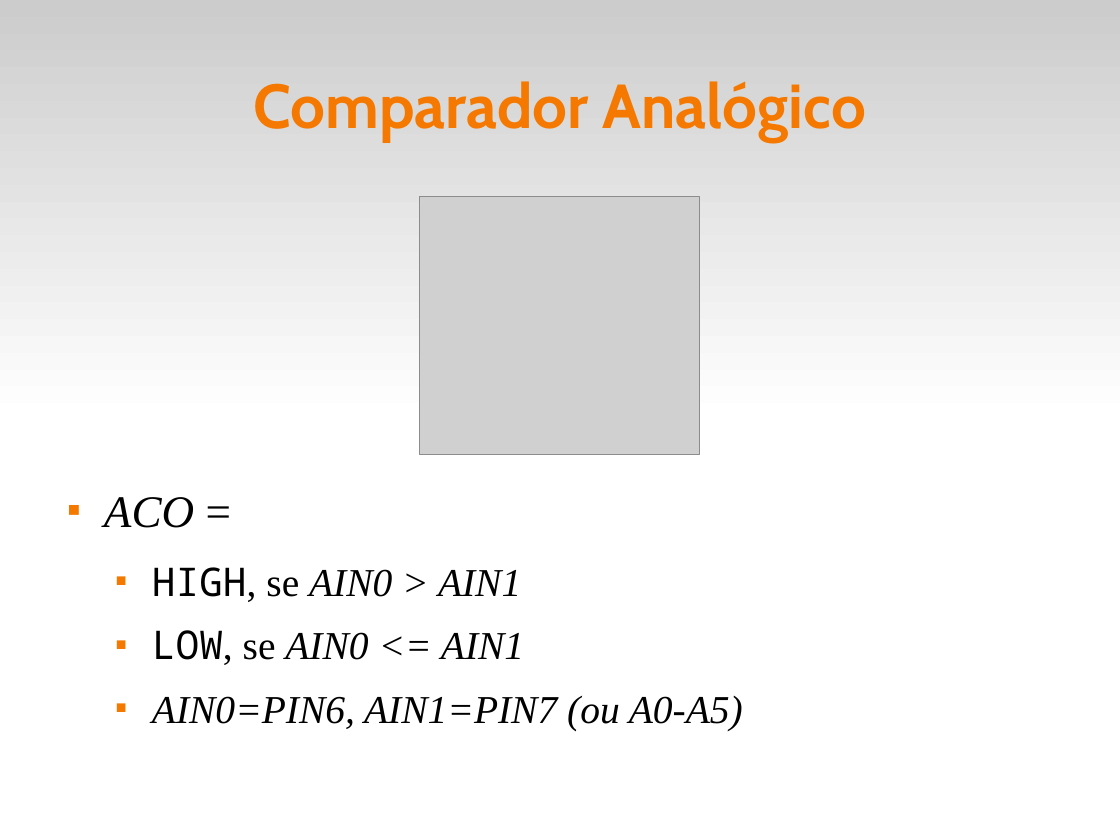
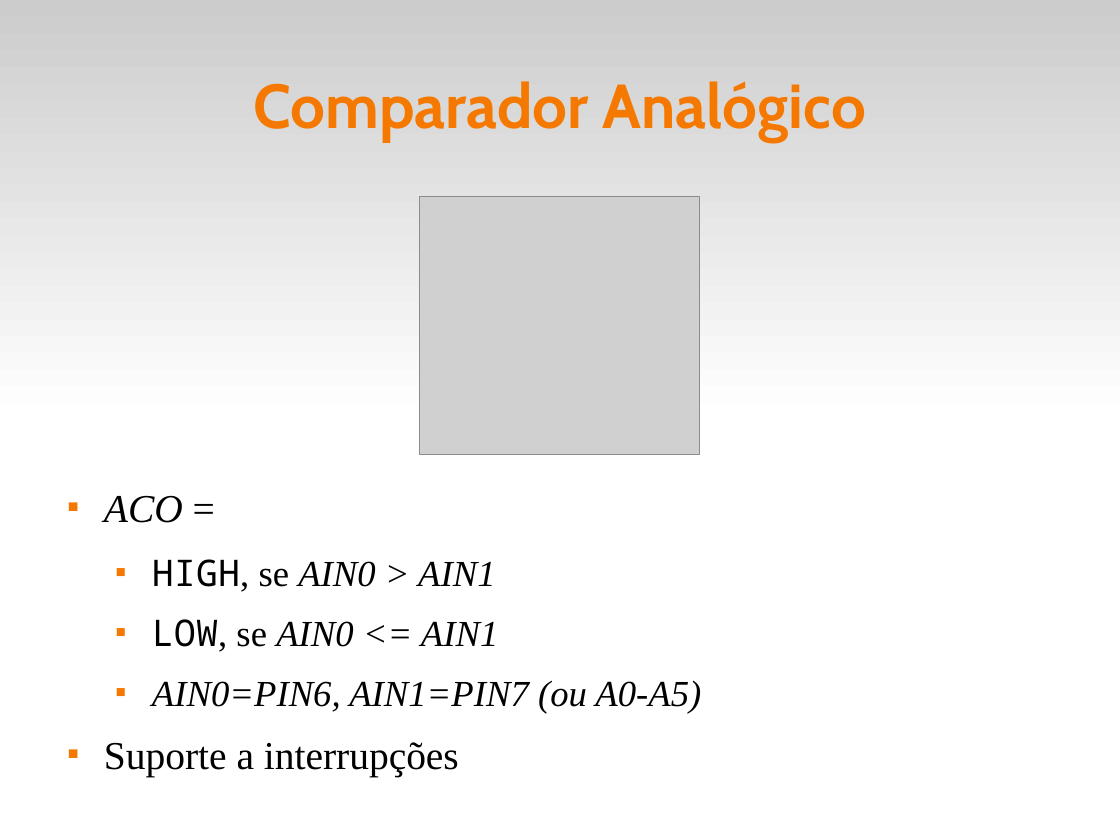
Before and after one commit to fsantanna-uerj/SE, a slide deck: slide 6 of Slides/se-03-adc.odp. Drawn at 1120x840 pixels with LibreOffice and Linux fonts; fonts in the diff are those of the drawing; grey boxes stand for pictures. Boxes give left, top, right and bottom in pixels: in the first picture for what was removed or moved away, otherwise in the second. Text is boxed around its words. In the diff, an @@ line names an element or a change of style, - is before the commit and + after.

```diff
--- a/Slides/se-03-adc.odp
+++ b/Slides/se-03-adc.odp
@@ text at [104,496,701,714]: size 32 to 28 pt in "ACO ="; size 28 to 26 pt in "HIGH, se AIN0 > AIN1", "LOW, se AIN0 <= AIN1", "AIN0=PIN6, AIN1=PIN7 (ou A0-A5)" @@
@@ text at [104,742,459,777]: paragraph added @@
+■ Suporte a interrupções
```
Also in this commit, not shown: 1 other slide changed, 5 slides added, 7 slides removed, 2 other files.
